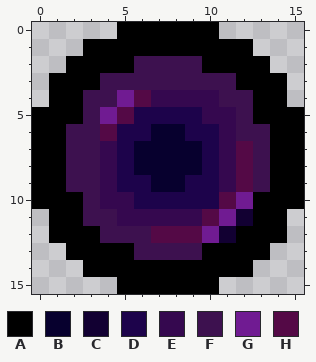
Pixel-art sprite, stored at assets/sprites/marker.png. Above: the version before the commit.
The file is 16x16 pixels.
Palette (. is transparent): A #000000  B #07002e  C #120032  D #1d034b  E #35084f  F #3d114f  G #701b92  H #540946
Pixels before, first column x 0:
 0 .....AAAAAA.....
 1 ...AAAAAAAAAA...
 2 ..AAAAFFFFAAAA..
 3 .AAAFFFFFFFFAAA.
 4 .AAFFGHEEEEFFAA.
 5 AAAFGHDDDDEEFAAA
 6 AAFFHDDBBDDEFFAA
 7 AAFFEDBBBBDEHFAA
 8 AAFFEDBBBBDEHFAA
 9 AAFFEDDBBDDEHFAA
10 AAAFEEDDDDDHGAAA
11 .AAFFEEEEEHGCAA.
12 .AAAFFFHHHGCAAA.
13 ..AAAAFFFFAAAA..
14 ...AAAAAAAAAA...
15 .....AAAAAA.....
The result:
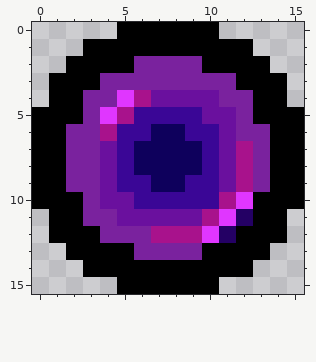
Changes in this commit:
Colour B changes from #07002e to #0e005c.
Colour C changes from #120032 to #240064.
Colour D changes from #1d034b to #3a0696.
Colour E changes from #35084f to #6a109e.
Colour F changes from #3d114f to #7a229e.
Colour G changes from #701b92 to #e036ff.
Colour H changes from #540946 to #a8128c.
